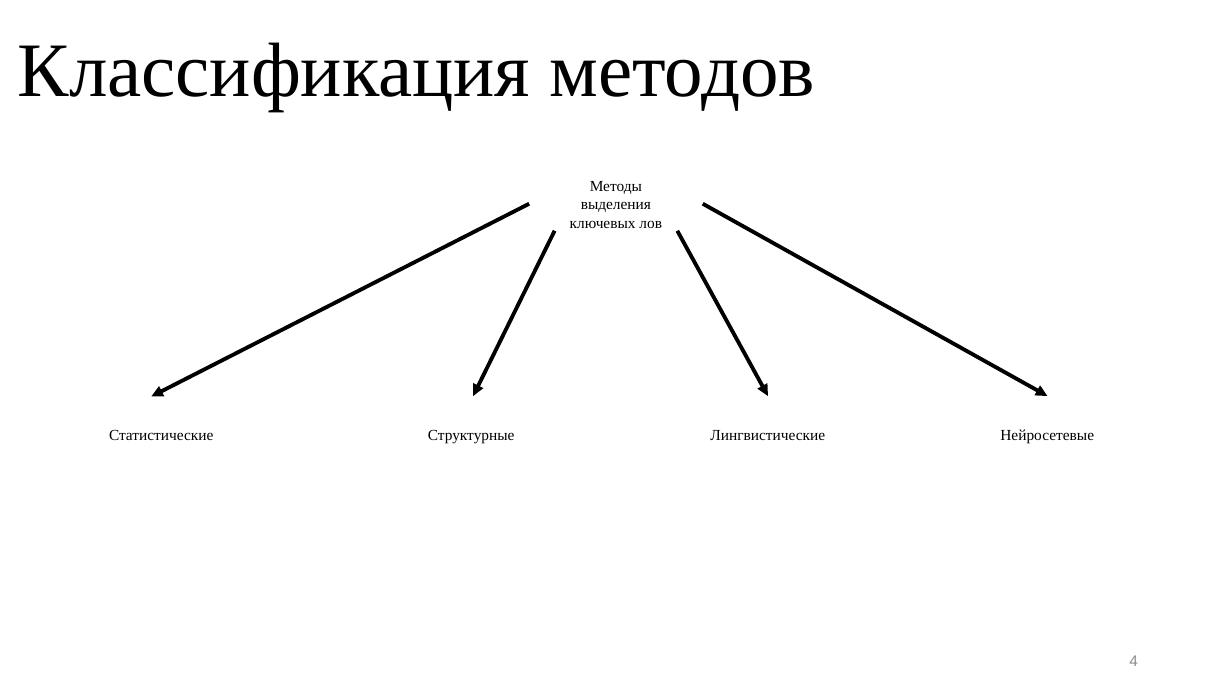
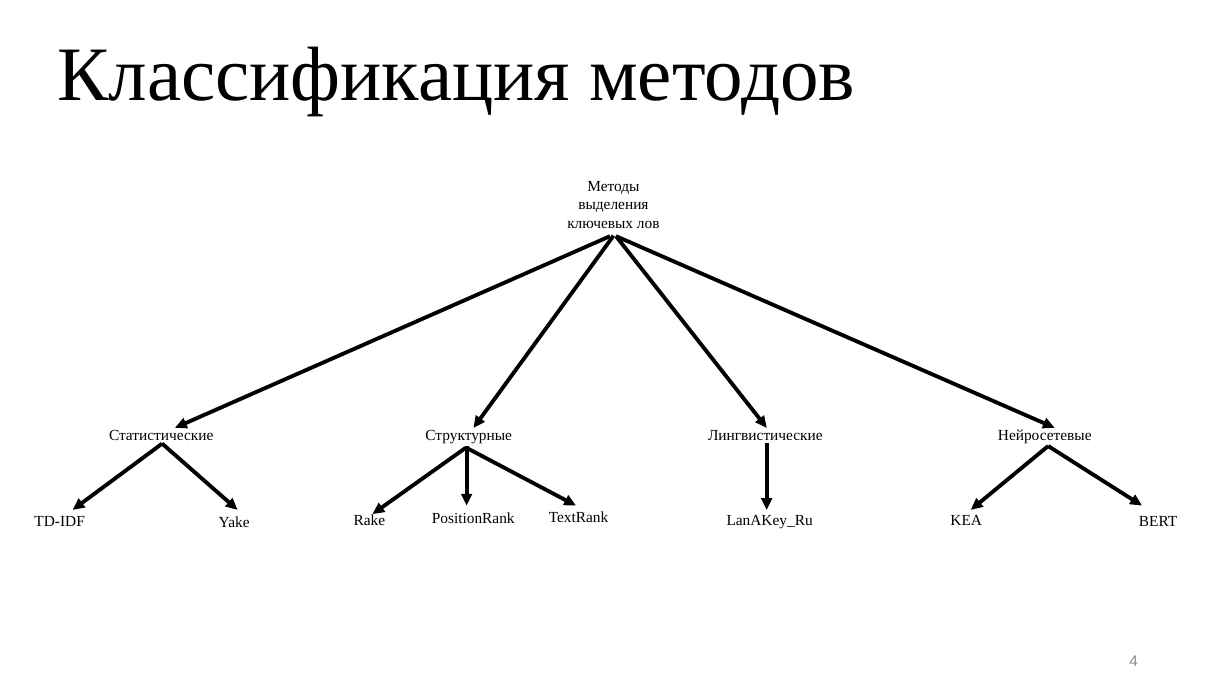
Before and after one commit to BroBezzubik/Diplome2021, a slide deck: slide 4 of Защита/Презентация_кор.pptx. Drawn at 1232x693 pixels with LibreOffice and Linux fonts; fonts in the diff are those of the drawing. Boxes give left, top, right and bottom in pixels: in the first picture for what was removed or moved away, otherwise in the second. Text is boxed around its words. In the diff, an @@ line names an element or a change of style, - is before the commit and + after.

```diff
--- a/Защита/Презентация_кор.pptx
+++ b/Защита/Презентация_кор.pptx
@@ text "Классификация методов": place and size @@
-text "Классификация методов" at [18, 42, 816, 111]
+text "Классификация методов" at [58, 46, 855, 115]
@@ arrow moved from (530, 203) - (152, 396) to (610, 237) - (176, 428) @@
@@ arrow moved from (555, 231) - (473, 396) to (614, 236) - (474, 428) @@
@@ arrow moved from (677, 231) - (768, 396) to (616, 237) - (767, 428) @@
@@ arrow moved from (703, 203) - (1048, 396) to (616, 237) - (1055, 428) @@
@@ arrow added from (162, 444) to (73, 510), #000000 3 pt @@
@@ arrow added from (162, 444) to (238, 510), #000000 3 pt @@
@@ arrow added from (466, 448) to (372, 514), #000000 3 pt @@
@@ arrow added from (467, 446) to (467, 506), #000000 3 pt @@
@@ arrow added from (467, 448) to (576, 506), #000000 3 pt @@
@@ arrow added from (767, 444) to (767, 510), #000000 3 pt @@
@@ arrow added from (1048, 446) to (971, 510), #000000 3 pt @@
@@ arrow added from (1048, 446) to (1142, 506), #000000 3 pt @@
@@ ellipse added at [377, 479, 569, 555], 12 pt, text #000000 @@
+PositionRank
@@ ellipse added at [482, 479, 675, 555], 12 pt, text #000000 @@
+TextRank
@@ ellipse added at [0, 482, 156, 560], 12 pt, text #000000 @@
+TD-IDF
@@ ellipse added at [138, 482, 330, 559], 12 pt, text #000000 @@
+Yake
@@ ellipse added at [274, 481, 466, 557], 12 pt, text #000000 @@
+Rake
@@ ellipse added at [674, 481, 866, 557], 12 pt, text #000000 @@
+LanAKey_Ru
@@ ellipse added at [871, 481, 1063, 557], 12 pt, text #000000 @@
+KEA
@@ ellipse added at [1102, 482, 1215, 559], 12 pt, text #000000 @@
+BERT
```
Also in this commit, not shown: 8 other slides changed, 8 other files.
